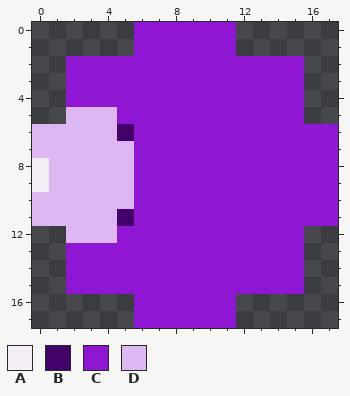
One commit to this pixel-art sprite: Game/data/enemyprojectile_7.png. Above, as it was before the edit.
The file is 90x90 pixels, drawn in blocks of 5x5; one block is one cell here. Colours within 5 levels of each other are drawn and written as one.
Palette (. is transparent): A #f3eef6  B #430269  C #8f17d4  D #dcb7f2
Pixels before, first column x 0:
 0 ......CCCCCC......
 1 ......CCCCCC......
 2 ..CCCCCCCCCCCCCC..
 3 ..CCCCCCCCCCCCCC..
 4 ..CCCCCCCCCCCCCC..
 5 ..DDDCCCCCCCCCCC..
 6 DDDDDBCCCCCCCCCCCC
 7 DDDDDDCCCCCCCCCCCC
 8 ADDDDDCCCCCCCCCCCC
 9 ADDDDDCCCCCCCCCCCC
10 DDDDDDCCCCCCCCCCCC
11 DDDDDBCCCCCCCCCCCC
12 ..DDDCCCCCCCCCCC..
13 ..CCCCCCCCCCCCCC..
14 ..CCCCCCCCCCCCCC..
15 ..CCCCCCCCCCCCCC..
16 ......CCCCCC......
17 ......CCCCCC......
After the commit:
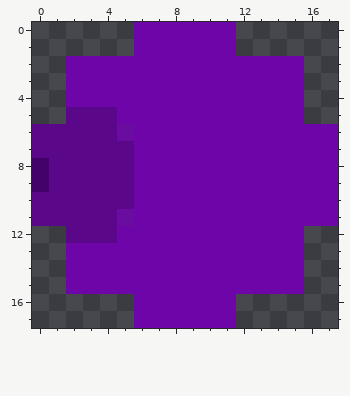
Diff:
Colour A changes from #f3eef6 to #430269.
Colour B changes from #430269 to #690c9f.
Colour C changes from #8f17d4 to #6d05a9.
Colour D changes from #dcb7f2 to #5a0889.
Boxes around the changes in both pictures, in picture pixels (x1, y1, x2, y2):
changed: (32, 22, 338, 328)
